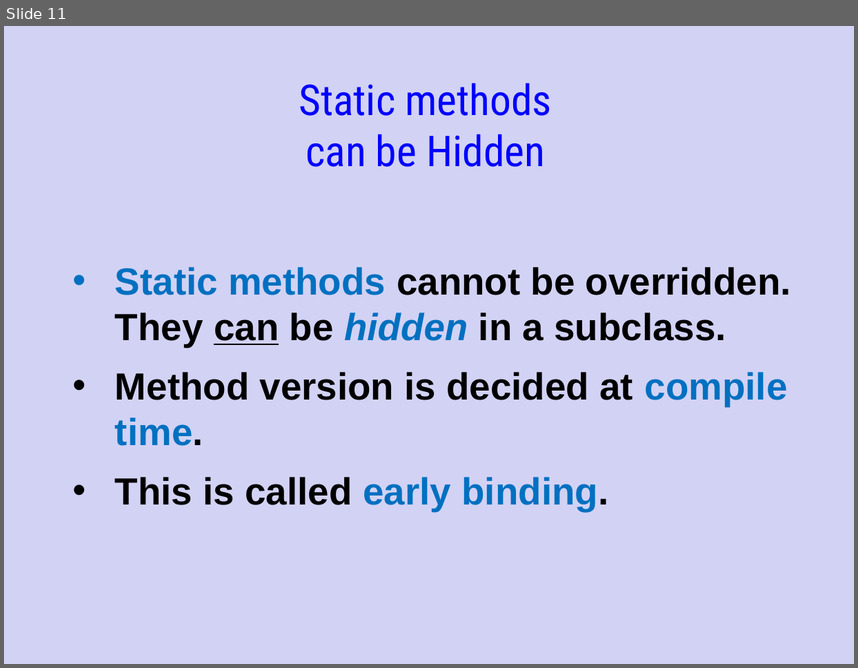
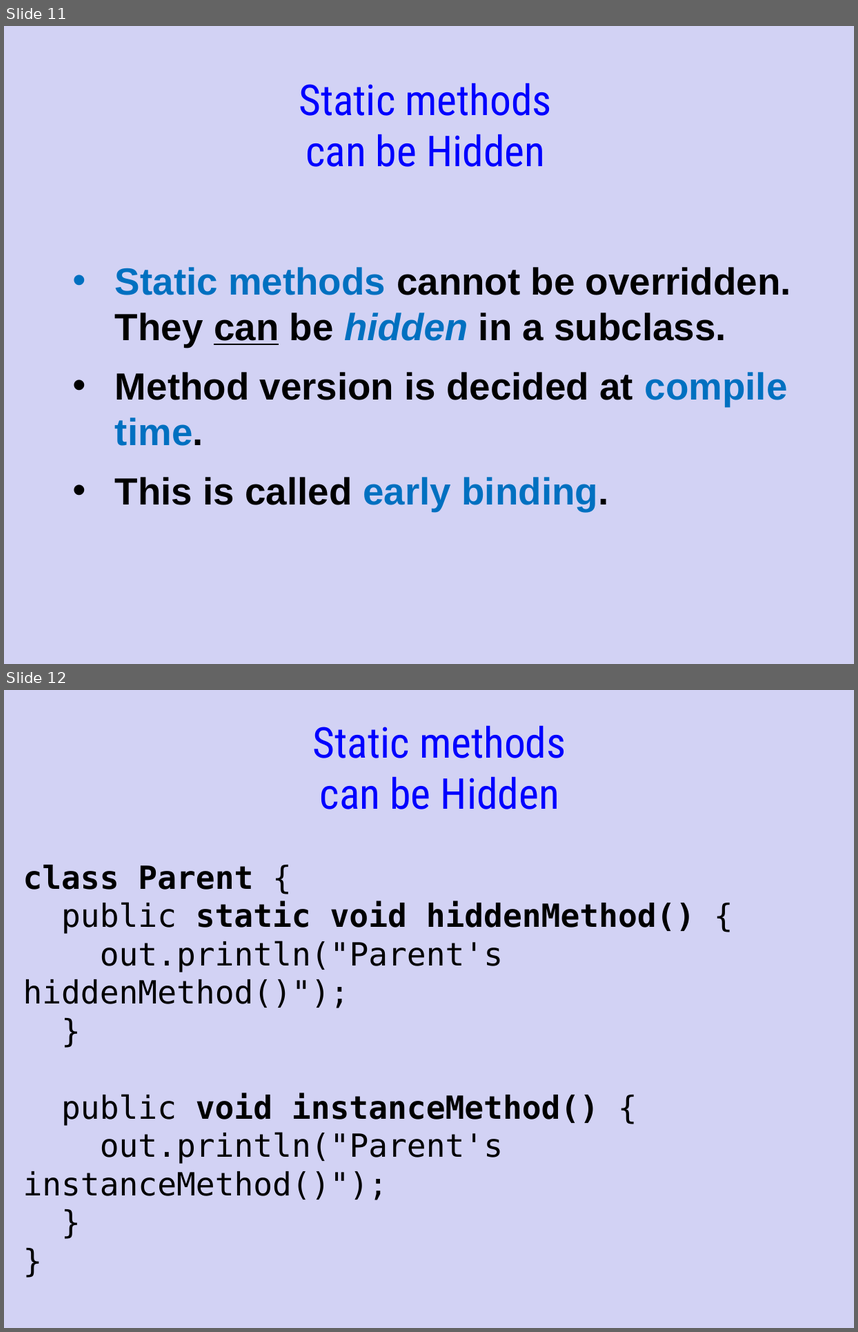
Before and after one commit to Cy-FairCS/cs3, a slide deck: u05a_abstractClasses/notes/_abstract_classes - Day 2.pptx. Shown one above the other, each under a label of ours: slide 11 before the commit, slides 11 and 12 after it. The pictures are 858x668 and 858x1332 pixels, drawn with LibreOffice and Linux fonts; fonts in the diff are those of the drawing. Boxes give left, top, right and bottom in pixels: in the first picture for what was removed or moved away, otherwise in the second. Text is boxed around its words. In the diff, an @@ line names an element or a change of style, - is before the commit and + after.

```diff
--- a/u05a_abstractClasses/notes/_abstract_classes - Day 2.pptx
+++ b/u05a_abstractClasses/notes/_abstract_classes - Day 2.pptx
@@ slide 12 added at [4,690,854,1328], background #D2D2F4 @@
@@ text added at [313,725,566,809], 36 pt, text #0000FF @@
+Static methods
+can be Hidden
@@ text added at [23,865,695,1200], 27 pt, text #000000 @@
+class Parent {
+public static void hiddenMethod() {
+out.println("Parent's hiddenMethod()");
+}
+public void instanceMethod() {
+out.println("Parent's instanceMethod()");
+}
+}
```
Also in this commit, not shown: 4 slides changed, 5 other slides added.
